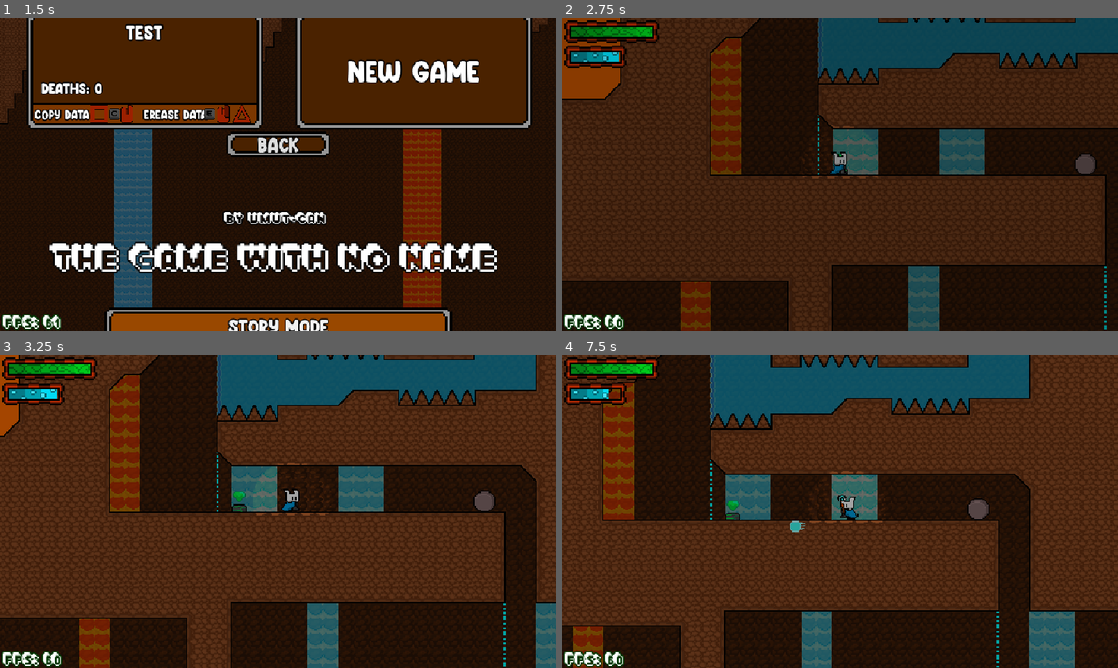
Above: before the commit, frames 1-4 (two rows, left to right).
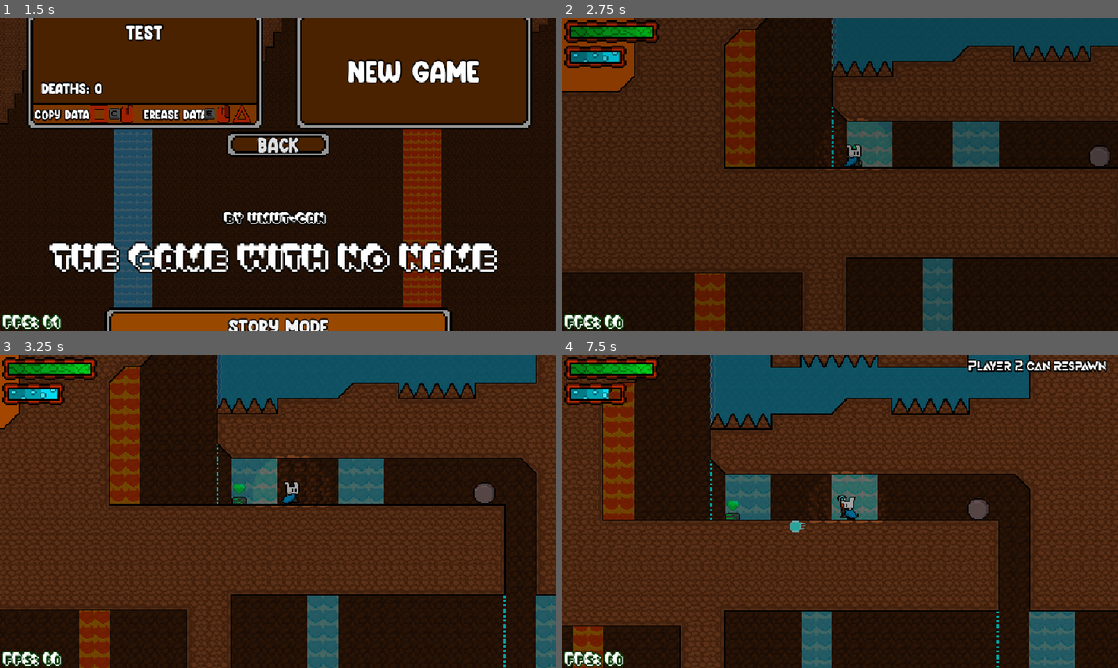
Above: after the commit, the same moments.

Repository: Mokkeyo/The-Game-With-No-Name
Game: Godot game, scene res://Scenes/game_loader.tscn
Same seed, same stepped clock (60 frames per second), same inputs: the game is played once before the commit and once after it. Sound files missing from this copy of the repository are replaced by a short silence.
Inputs (mouse positions are in pixels of both pictures, inside the frame that each line leads up to):
- Up to frame 1 (1.5 s): tap Enter at 0.5 s; move the mouse to (400, 158) at 0.52 s; hold D (player1_right) 0.53-1.25 s; tap Up (player2_jump) at 0.6, 0.77, 1.07 s; click (400, 158) at 0.67 s; click "Story Mode" at 1.25 s
- Up to frame 2 (2.75 s): click "New Game" at 2 s
- Up to frame 3 (3.25 s): move the mouse to (166, 527) at 2.77 s; hold D (player1_right) from 2.78 s (still down); tap C (copy) at 2.85 s; tap Up (player2_jump) at 3.02, 3.05 s
- Up to frame 4 (7.5 s): tap Up (player2_jump) at 3.32, 3.8, 4.52, 4.55, 4.82, 5.27, 5.3, 5.57, 6.02, 6.05, 6.32, 6.8 s; move the mouse to (895, 442) at 3.52 s; release D (player1_right) at 3.53 s; hold A (player1_left) 3.53-4.28 s; tap Space (enter) at 3.6 s; move the mouse to (812, 574) at 4.27 s; hold D (player1_right) 4.28-5.78 s; tap E (erease) at 4.35 s; click (812, 574) at 4.42 s; move the mouse to (1006, 558) at 5.02 s; click (1006, 558) at 5.1 s; move the mouse to (673, 464) at 5.77 s; hold A (player1_left) 5.78-6.53 s; tap Shift (player1_interact) at 5.85 s; move the mouse to (867, 511) at 6.52 s; hold D (player1_right) 6.53-7.28 s; tap Q (player1_spawn) at 6.6 s; click (867, 511) at 6.67 s; move the mouse to (756, 433) at 7.27 s; hold A (player1_left) from 7.28 s (still down); right-click (756, 433) at 7.35 s

Frame 1 is identical in both runs. In frame 2, 17% of the frame differs, in the area x 0-100%, y 0-100%; in frame 3, 22%; in frame 4, 0.8%.

Commit message:
changed the respawn system and fixes the jumping

Diff:
--- a/AutoLoads/Scripts/Globals.gd
+++ b/AutoLoads/Scripts/Globals.gd
@@ -6,13 +6,11 @@
 signal enter_door
 signal achievment_collected
 signal start_dialog
-signal player_count_changed
 signal player_died
 
 signal health_value_changed
 signal mana_value_changed
 
-signal game_over
 signal boss_begin
 signal boss_finished
 signal boss_value_changed
@@ -47,7 +45,6 @@
 var npc: Npc
 var black_box: bool = false
 var options: bool = false
-var start_respawn_timer: bool = false
 
 #battle Mode Variables
 var sword: bool = true
@@ -62,7 +59,6 @@
 var battle_mode: bool = false
 
 var next_level_door: String = ""
-var player_can_respawn: bool = true
 var player_get_in: bool = false
 
 var airshipHeal: Array[float] = [100.0, 100.0]
--- a/GameWithNoName_saveFiles/options.tres
+++ b/GameWithNoName_saveFiles/options.tres
@@ -4,7 +4,7 @@
 
 [resource]
 script = ExtResource("1_v703a")
-deaths = Array[int]([3, 1, 0, 0])
+deaths = Array[int]([8, 1, 0, 0])
 vsync = false
 musicVolume = 1.0
 sfxVolume = inf_neg
--- a/Player/Scenes/player_1.tscn
+++ b/Player/Scenes/player_1.tscn
@@ -178,7 +178,6 @@
 platform_floor_layers = 1
 script = ExtResource("1_y8o1x")
 resetComp = NodePath("ResetComponent")
-currentPlayer = null
 
 [node name="PointLight2D" parent="." instance=ExtResource("7")]
 visible = false
@@ -235,43 +234,6 @@
 health = 100.0
 invisibiltyFrames = 2.0
 invisibilityComp = NodePath("../InvisibleFramesComp")
-
-[node name="Timer" type="Node" parent="."]
-
-[node name="KnockbackTimer" type="Timer" parent="Timer"]
-wait_time = 0.4
-one_shot = true
-
-[node name="CoyoteTimer" type="Timer" parent="Timer"]
-wait_time = 0.35
-one_shot = true
-
-[node name="JumpBufferTimer" type="Timer" parent="Timer"]
-wait_time = 0.35
-one_shot = true
-
-[node name="ManaTimer" type="Timer" parent="Timer"]
-wait_time = 4.0
-one_shot = true
-
-[node name="RayCastLeft" type="RayCast2D" parent="."]
-visible = false
-position = Vector2(-6, -11)
-rotation = 1.5708
-target_position = Vector2(0, 2)
-
-[node name="RayCastRight" type="RayCast2D" parent="."]
-visible = false
-position = Vector2(6, -11)
-rotation = -1.5708
-target_position = Vector2(0, 2)
-
-[node name="Sword" parent="." instance=ExtResource("9")]
-position = Vector2(7, -7)
-
-[node name="Wand" parent="." instance=ExtResource("8")]
-visible = false
-position = Vector2(-1, -6)
 
 [node name="InvisibleFramesComp" parent="." node_paths=PackedStringArray("parent") instance=ExtResource("16_mxlaw")]
 parent = NodePath("../AnimatedSprite2D")
@@ -287,6 +249,43 @@
 waterDetector = NodePath("../LavaWater_Detector")
 grabZone = NodePath("../GrabZone")
 
+[node name="Timer" type="Node" parent="."]
+
+[node name="KnockbackTimer" type="Timer" parent="Timer"]
+wait_time = 0.4
+one_shot = true
+
+[node name="CoyoteTimer" type="Timer" parent="Timer"]
+wait_time = 0.35
+one_shot = true
+
+[node name="JumpBufferTimer" type="Timer" parent="Timer"]
+wait_time = 0.35
+one_shot = true
+
+[node name="ManaTimer" type="Timer" parent="Timer"]
+wait_time = 4.0
+one_shot = true
+
+[node name="RayCastLeft" type="RayCast2D" parent="."]
+visible = false
+position = Vector2(-6, -11)
+rotation = 1.5708
+target_position = Vector2(0, 2)
+
+[node name="RayCastRight" type="RayCast2D" parent="."]
+visible = false
+position = Vector2(6, -11)
+rotation = -1.5708
+target_position = Vector2(0, 2)
+
+[node name="Sword" parent="." instance=ExtResource("9")]
+position = Vector2(7, -7)
+
+[node name="Wand" parent="." instance=ExtResource("8")]
+visible = false
+position = Vector2(-1, -6)
+
 [connection signal="animation_finished" from="AnimatedSprite2D" to="." method="_on_AnimatedSprite_animation_finished"]
 [connection signal="timeout" from="Timer/KnockbackTimer" to="." method="_on_damage_knockback_timeout"]
 [connection signal="timeout" from="Timer/JumpBufferTimer" to="." method="_on_JumpBufferTimer_timeout"]
--- a/Player/Scripts/airship.gd
+++ b/Player/Scripts/airship.gd
@@ -58,8 +58,8 @@
 		wait_timer.start(0.5)
 		shootComp.shoot_bullet()
 
-	if C.just_pressed(C.spawn, otherPlayer) and G.player_can_respawn:
-		_respawn_player_and_airship()
+#	if C.just_pressed(C.spawn, otherPlayer) and G.player_can_respawn:
+#		_respawn_player_and_airship()
 
 
 func die() -> void:
@@ -115,9 +115,9 @@
 		set_player()
 		G.airshipHeal[currentPlayer] = 100
 		if G.playerAlive[otherPlayer]:
-			G.start_respawn_timer = true
+#			G.start_respawn_timer = true
 			G.playerAlive[currentPlayer] = false
-			G.player_can_respawn = false
+#			G.player_can_respawn = false
 			G.playerInAirship[currentPlayer] = false
 			reset_comp.set_stats()
 			player_node.resetComp.set_stats()
--- a/Player/Scripts/player_script.gd
+++ b/Player/Scripts/player_script.gd
@@ -86,7 +86,7 @@
 func connect_signals() -> void:
 	HealthComponent.value_changed.connect(on_value_changed)
 	HealthComponent.died.connect(respawn)
-	Hitbox.damage_dealth.connect(jump.bind(1))
+	Hitbox.damage_dealth.connect(jumpComponent.jump.bind(JUMP_POWER))
 	HealthComponent.setKnockback.connect(do_knockback.bind(HealthComponent.knockbackDuration, HealthComponent.knockbackDirection))
 	resetComp.resetting_stats.connect(enable_player)
 
@@ -243,13 +243,6 @@
 	if C.just_pressed(C.attack, currentPlayer) and sword.can_swing:
 		sword.attack()
 
-	if C.just_pressed(C.spawn, otherPlayer) and not G.playerAlive[otherPlayer] and G.player_can_respawn:
-		G.playerAlive[otherPlayer] = true
-		G.player_can_respawn = false
-		player.resetComp.reset_stats()
-		player.global_position = global_position
-		G.emit_signal("player_count_changed")
-
 
 func check_for_horizontal_movement() -> void:
 	if islaunching:
@@ -280,13 +273,11 @@
 		return
 
 	if buffered_jump and on_floor:
-		jumpComponent.jump(1)
-		print("buffered jump")
+		jumpComponent.jump(JUMP_POWER)
 		return
 
 	if C.released(C.jump, currentPlayer) and not lavaWaterDetector.inWater and jumpComponent.is_jumping:
 		jumpComponent.jump_cut(-100)
-		print("jump cut")
 		return
 
 	if C.just_pressed(C.jump, currentPlayer):
@@ -294,28 +285,21 @@
 		jumpBufferTimer.start(0.15)
 
 		if on_floor or not coyoteTimer.is_stopped() or lavaWaterDetector.inWater or grabZone.rope_part:
-			jumpComponent.jump(1)
-			print("jump")
+			jumpComponent.jump(JUMP_POWER)
 			return
 
 		if next_to_wall():
 			var direction: int = (int(next_to_left_wall()) - int(next_to_right_wall()))
 			do_walljump(false if direction == 1 else true, 0.25, Vector2(direction * 2.5,-3) * 65)
-			print("wall jump")
 			return
 
 		if can_doublejump and coyoteTimer.is_stopped():
-			jumpComponent.jump(0.8)
 			can_doublejump = false
-			print("double_jump")
-
-#func do_jump() -> void:
-#	can_doublejump = true
-#	is_jumping = true
-
-
-func jump(multiplikator: float) -> void:
-	jumpComponent.jump(multiplikator)
+			jumpComponent.jump(JUMP_POWER)
+
+
+func jump() -> void:
+	jumpComponent.jump(JUMP_POWER)
 	buffered_jump = false
 	coyoteTimer.stop()
 	SoundMusic.play_sound_effect("water" if lavaWaterDetector.inWater else "jump")
@@ -324,7 +308,6 @@
 func do_walljump(left: bool, knockbackDuration: float, knockbackDirection: Vector2) -> void:
 	can_doublejump = true
 	SoundMusic.play_sound_effect("jump")
-	print("wall jump")
 	do_knockback(knockbackDuration, knockbackDirection)
 	if not animatedSprite.flip_h == left:
 		animatedSprite.flip_h = left
@@ -408,18 +391,9 @@
 
 func _on_AnimatedSprite_animation_finished() -> void:
 	if animatedSprite.animation == "game_over":
+		G.playerAlive[currentPlayer] = false
+		resetComp.set_stats()
 		G.emit_signal("player_died")
-#		G.SaveStat.playerMana[currentPlayer] = 100
-
-		if G.playerAlive[otherPlayer]:
-			G.playerAlive[currentPlayer] = false
-			G.start_respawn_timer = true
-			G.player_can_respawn = false
-			resetComp.set_stats()
-			G.emit_signal("player_count_changed")
-		else:
-			G.emit_signal("game_over")
-			G.tempDoor = G.SaveStat.door
 
 
 func _on_damage_knockback_timeout() -> void: knockback_on = false
--- a/Scenes/in_game.tscn
+++ b/Scenes/in_game.tscn
@@ -45,7 +45,6 @@
 render_target_update_mode = 4
 
 [node name="Camera2D" type="Camera2D" parent="HBoxContainer/ViewportContainerP1/SubViewport"]
-visible = false
 texture_filter = 1
 zoom = Vector2(2, 2)
 limit_left = 0
--- a/Scripts/game.tres.gd
+++ b/Scripts/game.tres.gd
@@ -20,7 +20,6 @@
 func _ready() -> void:
 	fader.visible = true
 	var start_time: float = Time.get_ticks_msec()
-
 	connect_to_signals()
 	setup_level()
 	initialize_variables()
@@ -52,7 +51,6 @@
 
 
 func initialize_variables() -> void:
-	G.player_can_respawn = true
 	Input.mouse_mode = Input.MOUSE_MODE_HIDDEN
 	get_tree().paused = false
 	lightMap.visible = true
@@ -62,9 +60,7 @@
 func connect_to_signals() -> void:
 	G.enter_door.connect(reload)
 	G.start_dialog.connect(check_for_dialog)
-	G.player_died.connect(respawn_timer.start)
-	G.player_count_changed.connect(on_player_count_changed)
-	G.game_over.connect(game_over)
+	G.player_died.connect(on_player_count_changed)
 	G.boss_begin.connect(show_boss_hp)
 
 
@@ -97,6 +93,7 @@
 
 func game_over() -> void:
 	pause.can_pause = false
+	G.tempDoor = G.SaveStat.door
 	get_tree().paused = true
 	await fader.fade_out().animation_finished
 	restart_level()
@@ -122,10 +119,27 @@
 
 
 func on_player_count_changed() -> void:
-	for i: int in G.playerAlive.size():
-		if G.playerAlive[i] and player_label[i].visible:
+	var both_death: bool = not G.playerAlive[0] and not G.playerAlive[1]
+
+	if both_death:
+		game_over()
+		return
+
+	respawn_timer.start()
+	in_game.set_viewport_size()
+
+
+func _unhandled_input(_event: InputEvent) -> void:
+	for i: int in range(G.playerAlive.size()):
+		if C.just_pressed(C.spawn, i) and not G.playerAlive[i]:
+			G.playerAlive[i] = true
 			player_label[i].visible = false
-	in_game.set_viewport_size()
+			in_game.player[i].resetComp.reset_stats()
+			in_game.player[i].global_position = in_game.player[1 - i].global_position
+
+			set_process_unhandled_input(false)
+			in_game.set_viewport_size()
+			break
 
 
 func check_for_dialog() -> void:
@@ -158,4 +172,4 @@
 		if not G.playerAlive[i]:
 			player_label[i].visible = true
 	animationPlayer.play("PlayerCanRespawn")
-	G.player_can_respawn = true
+	set_process_unhandled_input(true)
--- a/Scripts/in_game.gd
+++ b/Scripts/in_game.gd
@@ -42,42 +42,31 @@
 
 
 func set_viewport_size() -> void:
-	var players_alive: int = G.playerAlive.size()
-	var both_alive: bool = G.playerAlive[0] and G.playerAlive[1]
+	panel.visible = G.playerAlive[0] and G.playerAlive[1]
 
-	panel.visible = both_alive
-
-	for i: int in players_alive:
-		match [both_alive, G.playerAlive[i]]:
-			[true, _]:
-				_set_player_viewport(i, 512, true, true, Node.PROCESS_MODE_INHERIT)
-			[false, true]:
-				var other_player: int = 1 - i
-				_set_player_viewport(i, 1024, true, true, Node.PROCESS_MODE_INHERIT)
-				_set_player_viewport(other_player, 0, false, false, Node.PROCESS_MODE_DISABLED)
-				camera[i].make_current()
-			_:
-				_set_player_viewport(i, 0, false, false, Node.PROCESS_MODE_DISABLED)
+	if panel.visible:
+		for i: int in range(G.playerAlive.size()):
+			_set_player_viewport(i, 512, true)
+	else:
+		var active: int = 0 if G.playerAlive[0] else 1
+		_set_player_viewport(active, 1024, true)
+		_set_player_viewport(1 - active, 0, false)
 
 
-func _set_player_viewport(index: int, width: int, bar_visible: bool, container_visible: bool, process: Node.ProcessMode) -> void:
+func _set_player_viewport(index: int, width: int, view_visible: bool) -> void:
 	viewport[index].size.x = width
-	player_bar[index].visible = bar_visible
-	viewport_container[index].visible = container_visible
-	viewport[index].process_mode = process
+	player_bar[index].visible = view_visible
+	viewport_container[index].visible = view_visible
 
 
 func connet_camera_to_player() -> void:
 	for i: int in player.size():
 		var player_node: Player = get_tree().get_nodes_in_group("Player_%d" % i).front()
-		var cam: Camera2D = camera[i]
+		player[i] = player_node
 
-		if cam.get_parent():
-			cam.get_parent().remove_child(cam)
-
-		player_node.add_child(cam)
-
-		player[i] = player_node
+		var remote_transform: RemoteTransform2D = RemoteTransform2D.new()
+		remote_transform.remote_path = camera[i].get_path()
+		player_node.add_child(remote_transform)
 
 
 func on_health_value_changed(player_number: int, health_value: float) -> void:
--- a/Scripts/jump_component.gd
+++ b/Scripts/jump_component.gd
@@ -21,15 +21,15 @@
 	assert(body != null, "JumpComponent requires 'body' to be set.")
 
 
-func jump(multiplikator: float) -> void:
+func jump(jump_power: int) -> void:
 	is_jumping = true
 
 	if not waterDetector or not waterDetector.inWater:
-		velocity.y = -JUMP_POWER * multiplikator
+		velocity.y = -jump_power
 	else:
-		velocity.y = -WATER_JUMP * multiplikator
+		velocity.y = -jump_power * 0.5
 
-	if grabZone or grabZone.rope_part:
+	if grabZone and grabZone.rope_part:
 		grabZone.rope_part = null
 		grabZone.timer.start()
 
